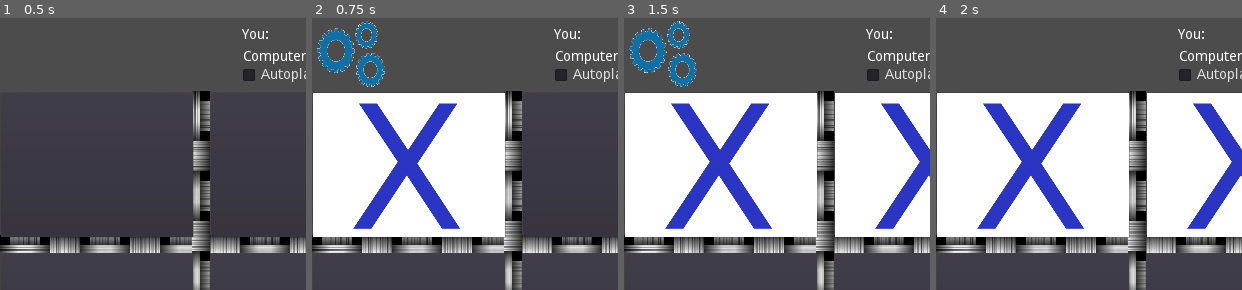
Above: before the commit, frames 1-4 (left to right).
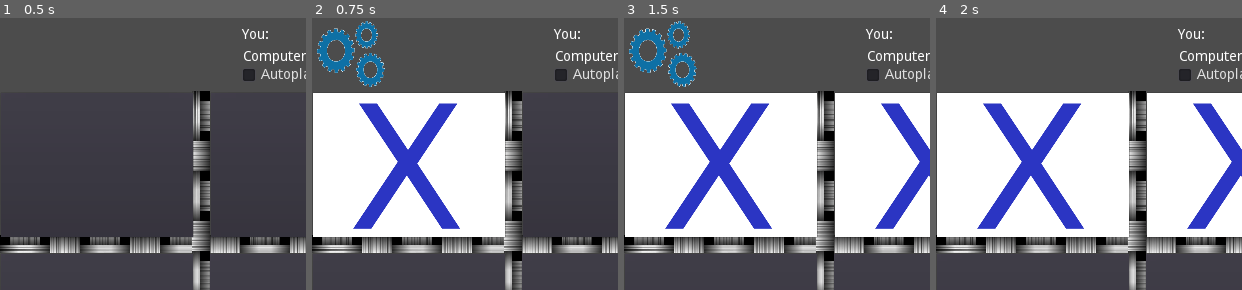
Above: after the commit, the same moments.

Repository: richardeigenmann/Godot-TicTacToe
Game: Godot game, scene res://Board.tscn
Two runs of this game, one before a commit and one after it. Both use one fixed random seed, a clock stepped at 60 frames per second and the inputs below.
Inputs (mouse positions are % of the whole screen's width and height, from its top left):
- Up to frame 1 (0.5 s): no input
- Up to frame 2 (0.75 s): click (16, 27) at 0.5 s
- Up to frame 3 (1.5 s): click (50, 27) at 1.25 s
- Up to frame 4 (2 s): no input
The pictures show only the part of the screen within x 0-50%, y 0-50%; the shares and areas given below are measured in that part.

Frame 1 is identical in both runs. In frame 2, 0.6% of the frame differs, in the area x 1-24%, y 1-26%; in frame 3, 0.9%; in frame 4, nothing differs.

Commit message:
Update project

Diff:
--- a/Board.tscn
+++ b/Board.tscn
@@ -10,388 +10,172 @@
 [ext_resource path="res://WikipediaAlgo.gd" type="Script" id=8]
 [ext_resource path="res://RandomAlgo.gd" type="Script" id=9]
 
-[node name="Board" type="Node" index="0"]
-
+[node name="Board" type="Node"]
 script = ExtResource( 1 )
 
-[node name="TextureRect1" type="TextureRect" parent="." index="0"]
-
-anchor_left = 0.0
-anchor_top = 0.0
-anchor_right = 0.0
-anchor_bottom = 0.0
+[node name="TextureRect1" type="TextureRect" parent="."]
 margin_top = 217.0
 margin_right = 683.0
 margin_bottom = 236.0
-rect_pivot_offset = Vector2( 0, 0 )
-rect_clip_content = false
-mouse_filter = 1
-mouse_default_cursor_shape = 0
-size_flags_horizontal = 1
-size_flags_vertical = 1
 texture = ExtResource( 2 )
-stretch_mode = 0
-_sections_unfolded = [ "Anchor" ]
 
-[node name="TextureRect2" type="TextureRect" parent="." index="1"]
-
-anchor_left = 0.0
-anchor_top = 0.0
-anchor_right = 0.0
-anchor_bottom = 0.0
+[node name="TextureRect2" type="TextureRect" parent="."]
 margin_top = 382.0
 margin_right = 683.0
 margin_bottom = 401.0
-rect_pivot_offset = Vector2( 0, 0 )
-rect_clip_content = false
-mouse_filter = 1
-mouse_default_cursor_shape = 0
-size_flags_horizontal = 1
-size_flags_vertical = 1
 texture = ExtResource( 2 )
-stretch_mode = 0
-_sections_unfolded = [ "Anchor" ]
 
-[node name="TextureRect3" type="TextureRect" parent="." index="2"]
-
-anchor_left = 0.0
-anchor_top = 0.0
-anchor_right = 0.0
-anchor_bottom = 0.0
+[node name="TextureRect3" type="TextureRect" parent="."]
 margin_left = 192.0
 margin_top = 73.0
 margin_right = 210.0
 margin_bottom = 756.0
-rect_pivot_offset = Vector2( 0, 0 )
-rect_clip_content = false
-mouse_filter = 1
-mouse_default_cursor_shape = 0
-size_flags_horizontal = 1
-size_flags_vertical = 1
 texture = ExtResource( 3 )
-stretch_mode = 0
-_sections_unfolded = [ "Anchor", "Focus", "Grow Direction", "Hint", "Margin", "Mouse", "Size Flags", "Theme" ]
 
-[node name="TextureRect4" type="TextureRect" parent="." index="3"]
-
-anchor_left = 0.0
-anchor_top = 0.0
-anchor_right = 0.0
-anchor_bottom = 0.0
+[node name="TextureRect4" type="TextureRect" parent="."]
 margin_left = 403.0
 margin_top = 73.0
 margin_right = 421.0
 margin_bottom = 756.0
-rect_pivot_offset = Vector2( 0, 0 )
-rect_clip_content = false
-mouse_filter = 1
-mouse_default_cursor_shape = 0
-size_flags_horizontal = 1
-size_flags_vertical = 1
 texture = ExtResource( 3 )
-stretch_mode = 0
-_sections_unfolded = [ "Anchor", "Focus", "Grow Direction", "Hint", "Margin", "Mouse", "Size Flags", "Theme" ]
 
-[node name="Button0" parent="." index="4" groups=[
-"Tiles",
-] instance=ExtResource( 4 )]
-
+[node name="Button0" parent="." groups=["Tiles"] instance=ExtResource( 4 )]
 margin_left = 1.0
 margin_top = 75.0
 margin_right = 642.0
 margin_bottom = 555.0
-rect_clip_content = false
-_sections_unfolded = [ "Anchor", "Grow Direction", "Hint", "Margin", "Material", "Pause", "Rect", "Visibility", "custom_constants" ]
 
-[node name="Button1" parent="." index="5" groups=[
-"Tiles",
-] instance=ExtResource( 4 )]
-
+[node name="Button1" parent="." groups=["Tiles"] instance=ExtResource( 4 )]
 margin_left = 211.0
 margin_top = 75.0
 margin_right = 852.0
 margin_bottom = 555.0
-rect_clip_content = false
 
-[node name="Button2" parent="." index="6" groups=[
-"Tiles",
-] instance=ExtResource( 4 )]
-
+[node name="Button2" parent="." groups=["Tiles"] instance=ExtResource( 4 )]
 margin_left = 421.0
 margin_top = 75.0
 margin_right = 1062.0
 margin_bottom = 555.0
-rect_clip_content = false
 
-[node name="Button3" parent="." index="7" groups=[
-"Tiles",
-] instance=ExtResource( 4 )]
-
+[node name="Button3" parent="." groups=["Tiles"] instance=ExtResource( 4 )]
 margin_left = 1.0
 margin_top = 236.0
 margin_right = 642.0
 margin_bottom = 716.0
-rect_clip_content = false
 
-[node name="Button4" parent="." index="8" groups=[
-"Tiles",
-] instance=ExtResource( 4 )]
-
+[node name="Button4" parent="." groups=["Tiles"] instance=ExtResource( 4 )]
 margin_left = 210.0
 margin_top = 236.0
 margin_right = 851.0
 margin_bottom = 716.0
-rect_clip_content = false
 
-[node name="Button5" parent="." index="9" groups=[
-"Tiles",
-] instance=ExtResource( 4 )]
-
+[node name="Button5" parent="." groups=["Tiles"] instance=ExtResource( 4 )]
 margin_left = 421.0
 margin_top = 234.0
 margin_right = 1062.0
 margin_bottom = 714.0
-rect_clip_content = false
 
-[node name="Button6" parent="." index="10" groups=[
-"Tiles",
-] instance=ExtResource( 4 )]
-
+[node name="Button6" parent="." groups=["Tiles"] instance=ExtResource( 4 )]
 margin_left = 1.0
 margin_top = 401.0
 margin_right = 642.0
 margin_bottom = 881.0
-rect_clip_content = false
 
-[node name="Button7" parent="." index="11" groups=[
-"Tiles",
-] instance=ExtResource( 4 )]
-
+[node name="Button7" parent="." groups=["Tiles"] instance=ExtResource( 4 )]
 margin_left = 210.0
 margin_top = 400.0
 margin_right = 851.0
 margin_bottom = 880.0
-rect_clip_content = false
 
-[node name="Button8" parent="." index="12" groups=[
-"Tiles",
-] instance=ExtResource( 4 )]
-
+[node name="Button8" parent="." groups=["Tiles"] instance=ExtResource( 4 )]
 margin_left = 421.0
 margin_top = 400.0
 margin_right = 1062.0
 margin_bottom = 880.0
-rect_clip_content = false
 
-[node name="WinnerLabel" type="Label" parent="." index="13"]
-
-anchor_left = 0.0
-anchor_top = 0.0
-anchor_right = 0.0
-anchor_bottom = 0.0
+[node name="WinnerLabel" type="Label" parent="."]
 margin_top = 2.0
 margin_right = 149.0
 margin_bottom = 75.0
-rect_pivot_offset = Vector2( 0, 0 )
-rect_clip_content = false
-mouse_filter = 2
-mouse_default_cursor_shape = 0
-size_flags_horizontal = 1
-size_flags_vertical = 4
+custom_colors/font_color = Color( 0.864714, 0.871094, 0.0544434, 1 )
 custom_fonts/font = ExtResource( 5 )
-custom_colors/font_color = Color( 0.864714, 0.871094, 0.0544434, 1 )
 text = "Computer
 wins!"
 align = 1
-percent_visible = 1.0
-lines_skipped = 0
-max_lines_visible = -1
-_sections_unfolded = [ "custom_fonts" ]
 
-[node name="NewGameButton" type="Button" parent="." index="14"]
-
+[node name="NewGameButton" type="Button" parent="."]
 visible = false
-anchor_left = 0.0
-anchor_top = 0.0
-anchor_right = 0.0
-anchor_bottom = 0.0
 margin_left = 449.0
 margin_top = 1.0
 margin_right = 613.0
 margin_bottom = 73.0
-rect_pivot_offset = Vector2( 0, 0 )
-rect_clip_content = false
-focus_mode = 2
-mouse_filter = 0
-mouse_default_cursor_shape = 0
-size_flags_horizontal = 1
-size_flags_vertical = 1
 custom_fonts/font = ExtResource( 6 )
-toggle_mode = false
-enabled_focus_mode = 2
-shortcut = null
-group = null
 text = "New Game"
-flat = false
-align = 1
-_sections_unfolded = [ "custom_fonts" ]
 
-[node name="ComputerThinkTimer" type="Timer" parent="." index="15"]
-
-process_mode = 1
+[node name="ComputerThinkTimer" type="Timer" parent="."]
 wait_time = 0.5
 one_shot = true
-autostart = false
 
-[node name="HumanThinkTimer" type="Timer" parent="." index="16"]
-
-process_mode = 1
+[node name="HumanThinkTimer" type="Timer" parent="."]
 wait_time = 0.5
 one_shot = true
-autostart = false
 
-[node name="AutoplayTimer" type="Timer" parent="." index="17"]
+[node name="AutoplayTimer" type="Timer" parent="."]
+one_shot = true
 
-process_mode = 1
-wait_time = 1.0
-one_shot = true
-autostart = false
-
-[node name="ComputerThinkingAnimation" type="AnimatedSprite" parent="." index="18"]
-
+[node name="ComputerThinkingAnimation" type="AnimatedSprite" parent="."]
 visible = false
 position = Vector2( 38.6308, 37.152 )
 scale = Vector2( 0.303441, 0.362493 )
 frames = ExtResource( 7 )
-animation = "default"
-frame = 35
+frame = 30
 playing = true
 
-[node name="YouLabel" type="Label" parent="." index="19"]
-
-anchor_left = 0.0
-anchor_top = 0.0
-anchor_right = 0.0
-anchor_bottom = 0.0
+[node name="YouLabel" type="Label" parent="."]
 margin_left = 242.0
 margin_top = 10.0
 margin_right = 282.0
 margin_bottom = 29.0
-rect_pivot_offset = Vector2( 0, 0 )
-rect_clip_content = false
-mouse_filter = 2
-mouse_default_cursor_shape = 0
-size_flags_horizontal = 1
-size_flags_vertical = 4
 text = "You:"
-percent_visible = 1.0
-lines_skipped = 0
-max_lines_visible = -1
 
-[node name="YouScoreLabel" type="Label" parent="." index="20"]
-
-anchor_left = 0.0
-anchor_top = 0.0
-anchor_right = 0.0
-anchor_bottom = 0.0
+[node name="YouScoreLabel" type="Label" parent="."]
 margin_left = 313.0
 margin_top = 9.0
 margin_right = 341.0
 margin_bottom = 28.0
-rect_pivot_offset = Vector2( 0, 0 )
-rect_clip_content = false
-mouse_filter = 2
-mouse_default_cursor_shape = 0
-size_flags_horizontal = 1
-size_flags_vertical = 4
 text = "0"
 align = 2
-percent_visible = 1.0
-lines_skipped = 0
-max_lines_visible = -1
 
-[node name="ComputerScoreLabel" type="Label" parent="." index="21"]
-
-anchor_left = 0.0
-anchor_top = 0.0
-anchor_right = 0.0
-anchor_bottom = 0.0
+[node name="ComputerScoreLabel" type="Label" parent="."]
 margin_left = 313.0
 margin_top = 32.0
 margin_right = 342.0
 margin_bottom = 51.0
-rect_pivot_offset = Vector2( 0, 0 )
-rect_clip_content = false
-mouse_filter = 2
-mouse_default_cursor_shape = 0
-size_flags_horizontal = 1
-size_flags_vertical = 4
 text = "0"
 align = 2
-percent_visible = 1.0
-lines_skipped = 0
-max_lines_visible = -1
 
-[node name="ComputerLabel" type="Label" parent="." index="22"]
-
-anchor_left = 0.0
-anchor_top = 0.0
-anchor_right = 0.0
-anchor_bottom = 0.0
+[node name="ComputerLabel" type="Label" parent="."]
 margin_left = 243.0
 margin_top = 32.0
 margin_right = 310.0
 margin_bottom = 51.0
-rect_pivot_offset = Vector2( 0, 0 )
-rect_clip_content = false
-mouse_filter = 2
-mouse_default_cursor_shape = 0
-size_flags_horizontal = 1
-size_flags_vertical = 4
 text = "Computer:"
-percent_visible = 1.0
-lines_skipped = 0
-max_lines_visible = -1
 
-[node name="WikipediaAlgo" type="Node" parent="." index="23"]
-
+[node name="WikipediaAlgo" type="Node" parent="."]
 script = ExtResource( 8 )
 
-[node name="RandomAlgo" type="Node" parent="." index="24"]
-
+[node name="RandomAlgo" type="Node" parent="."]
 script = ExtResource( 9 )
 
-[node name="AutoplayCheckbox" type="CheckBox" parent="." index="25"]
-
-anchor_left = 0.0
-anchor_top = 0.0
-anchor_right = 0.0
-anchor_bottom = 0.0
+[node name="AutoplayCheckbox" type="CheckBox" parent="."]
 margin_left = 237.0
 margin_top = 45.0
 margin_right = 261.0
 margin_bottom = 69.0
-rect_pivot_offset = Vector2( 0, 0 )
-rect_clip_content = false
-focus_mode = 2
-mouse_filter = 0
-mouse_default_cursor_shape = 0
-size_flags_horizontal = 1
-size_flags_vertical = 1
-toggle_mode = true
-enabled_focus_mode = 2
-shortcut = null
-group = null
 text = "Autoplay"
-flat = false
-align = 0
 
 [connection signal="pressed" from="NewGameButton" to="." method="_on_NewGameButton_pressed"]
-
 [connection signal="timeout" from="ComputerThinkTimer" to="." method="_on_ComputerThinkTimer_timeout"]
-
 [connection signal="timeout" from="HumanThinkTimer" to="." method="_on_HumanTinkTimer_timeout"]
-
 [connection signal="timeout" from="AutoplayTimer" to="." method="_on_AutoplayTimer_timeout"]
-
 [connection signal="pressed" from="AutoplayCheckbox" to="." method="_on_AutoplayCheckbox_pressed"]
--- a/TileButton.gd
+++ b/TileButton.gd
@@ -25,5 +25,6 @@
 
 func _on_Button_pressed():
 	if myBoard.humanPlayersTurn && state == myBoard.EMPTY:
+		print("Button Pressed")
 		setState ( myBoard.playerState )
 		myBoard.humanHasPlayed()
--- a/TileButton.tscn
+++ b/TileButton.tscn
@@ -5,72 +5,30 @@
 [ext_resource path="res://assets/O.png" type="Texture" id=3]
 
 [node name="Button" type="Button"]
-
-anchor_left = 0.0
-anchor_top = 0.0
-anchor_right = 0.0
-anchor_bottom = 0.0
 margin_right = 641.0
 margin_bottom = 480.0
 rect_scale = Vector2( 0.3, 0.3 )
-rect_pivot_offset = Vector2( 0, 0 )
-focus_mode = 2
-mouse_filter = 0
-mouse_default_cursor_shape = 0
-size_flags_horizontal = 1
-size_flags_vertical = 1
-toggle_mode = false
-enabled_focus_mode = 2
-shortcut = null
-group = null
-flat = false
-align = 1
 script = ExtResource( 1 )
-_sections_unfolded = [ "custom_constants" ]
 __meta__ = {
 "_edit_group_": true
 }
 
-[node name="X_Texture" type="TextureRect" parent="." index="0"]
-
+[node name="X_Texture" type="TextureRect" parent="."]
 visible = false
-anchor_left = 0.0
-anchor_top = 0.0
-anchor_right = 0.0
-anchor_bottom = 0.0
 margin_left = -1.0
 margin_top = 1.0
 margin_right = 639.0
 margin_bottom = 481.0
-rect_pivot_offset = Vector2( 0, 0 )
-mouse_filter = 1
-mouse_default_cursor_shape = 0
-size_flags_horizontal = 1
-size_flags_vertical = 1
 texture = ExtResource( 2 )
-stretch_mode = 0
-_sections_unfolded = [ "Rect", "Size Flags" ]
 __meta__ = {
 "_edit_group_": true
 }
 
-[node name="O_Texture" type="TextureRect" parent="." index="1"]
-
+[node name="O_Texture" type="TextureRect" parent="."]
 visible = false
-anchor_left = 0.0
-anchor_top = 0.0
-anchor_right = 0.0
-anchor_bottom = 0.0
 margin_right = 640.0
 margin_bottom = 480.0
-rect_pivot_offset = Vector2( 0, 0 )
-mouse_filter = 1
-mouse_default_cursor_shape = 0
-size_flags_horizontal = 1
-size_flags_vertical = 1
 texture = ExtResource( 3 )
-stretch_mode = 0
-_sections_unfolded = [ "Rect" ]
 __meta__ = {
 "_edit_group_": true
 }
--- a/default_env.tres
+++ b/default_env.tres
@@ -1,100 +1,18 @@
 [gd_resource type="Environment" load_steps=2 format=2]
 
 [sub_resource type="ProceduralSky" id=1]
-
 radiance_size = 4
 sky_top_color = Color( 0.0470588, 0.454902, 0.976471, 1 )
 sky_horizon_color = Color( 0.556863, 0.823529, 0.909804, 1 )
 sky_curve = 0.25
-sky_energy = 1.0
 ground_bottom_color = Color( 0.101961, 0.145098, 0.188235, 1 )
 ground_horizon_color = Color( 0.482353, 0.788235, 0.952941, 1 )
 ground_curve = 0.01
-ground_energy = 1.0
-sun_color = Color( 1, 1, 1, 1 )
-sun_latitude = 35.0
-sun_longitude = 0.0
-sun_angle_min = 1.0
-sun_angle_max = 100.0
-sun_curve = 0.05
 sun_energy = 16.0
-texture_size = 2
 
 [resource]
-
 background_mode = 2
 background_sky = SubResource( 1 )
-background_sky_custom_fov = 0.0
-background_color = Color( 0, 0, 0, 1 )
-background_energy = 1.0
-background_canvas_max_layer = 0
-ambient_light_color = Color( 0, 0, 0, 1 )
-ambient_light_energy = 1.0
-ambient_light_sky_contribution = 1.0
-fog_enabled = false
-fog_color = Color( 0.5, 0.6, 0.7, 1 )
-fog_sun_color = Color( 1, 0.9, 0.7, 1 )
-fog_sun_amount = 0.0
-fog_depth_enabled = true
-fog_depth_begin = 10.0
-fog_depth_curve = 1.0
-fog_transmit_enabled = false
-fog_transmit_curve = 1.0
-fog_height_enabled = false
 fog_height_min = 0.0
 fog_height_max = 100.0
-fog_height_curve = 1.0
-tonemap_mode = 0
-tonemap_exposure = 1.0
-tonemap_white = 1.0
-auto_exposure_enabled = false
-auto_exposure_scale = 0.4
-auto_exposure_min_luma = 0.05
-auto_exposure_max_luma = 8.0
-auto_exposure_speed = 0.5
-ss_reflections_enabled = false
-ss_reflections_max_steps = 64
-ss_reflections_fade_in = 0.15
-ss_reflections_fade_out = 2.0
-ss_reflections_depth_tolerance = 0.2
-ss_reflections_roughness = true
-ssao_enabled = false
-ssao_radius = 1.0
-ssao_intensity = 1.0
-ssao_radius2 = 0.0
-ssao_intensity2 = 1.0
-ssao_bias = 0.01
-ssao_light_affect = 0.0
-ssao_color = Color( 0, 0, 0, 1 )
 ssao_quality = 0
-ssao_blur = 3
-ssao_edge_sharpness = 4.0
-dof_blur_far_enabled = false
-dof_blur_far_distance = 10.0
-dof_blur_far_transition = 5.0
-dof_blur_far_amount = 0.1
-dof_blur_far_quality = 1
-dof_blur_near_enabled = false
-dof_blur_near_distance = 2.0
-dof_blur_near_transition = 1.0
-dof_blur_near_amount = 0.1
-dof_blur_near_quality = 1
-glow_enabled = false
-glow_levels/1 = false
-glow_levels/2 = false
-glow_levels/3 = true
-glow_levels/4 = false
-glow_levels/5 = true
-glow_levels/6 = false
-glow_levels/7 = false
-glow_intensity = 0.8
-glow_strength = 1.0
-glow_bloom = 0.0
-glow_blend_mode = 2
-glow_hdr_threshold = 1.0
-glow_hdr_scale = 2.0
-glow_bicubic_upscale = false
-adjustment_enabled = false
-adjustment_brightness = 1.0
-adjustment_contrast = 1.0
-adjustment_saturation = 1.0
--- a/project.godot
+++ b/project.godot
@@ -6,7 +6,7 @@
 ;   [section] ; section goes between []
 ;   param=value ; assign values to parameters
 
-config_version=3
+config_version=4
 
 [application]
 
Not shown, added: LICENCE.txt
Not shown, changed: export_presets.cfg
Not shown, changed: icon.png.import
